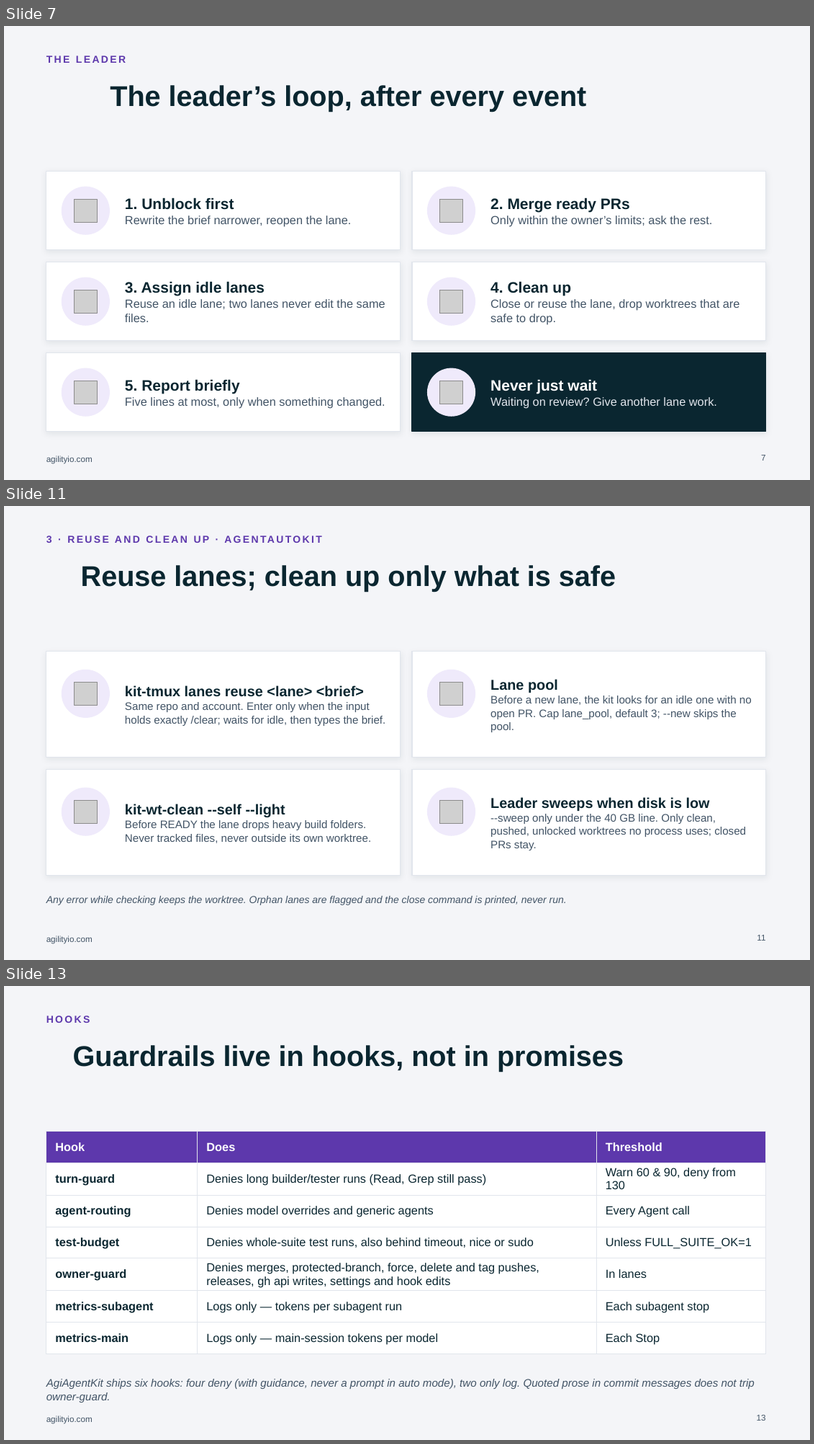
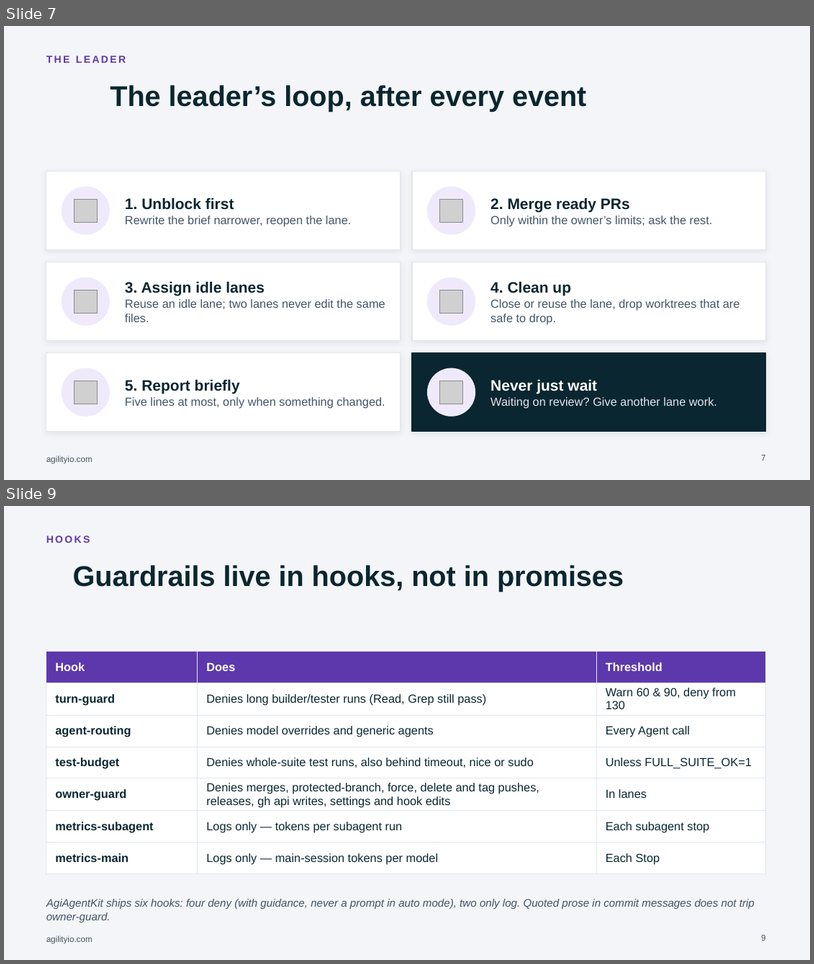
Before and after one commit to trungungtoan-agilityio/AgiAgentKit, a slide deck: docs/talk/v2/Session-Superadvisor-V2-AgilityIO.pptx. Shown one above the other, each under a label of ours: slides 7, 11 and 13 before the commit, slides 7 and 9 after it; the slides between them are not shown. The pictures are 814x1444 and 814x964 pixels, drawn with LibreOffice and Linux fonts; fonts in the diff are those of the drawing; grey boxes stand for pictures; background and template pictures are left out. Boxes give left, top, right and bottom in pixels: in the first picture for what was removed or moved away, otherwise in the second. Text is boxed around its words. In the diff, an @@ line names an element or a change of style, - is before the commit and + after.

```diff
--- a/docs/talk/v2/Session-Superadvisor-V2-AgilityIO.pptx
+++ b/docs/talk/v2/Session-Superadvisor-V2-AgilityIO.pptx
@@ slide 11 removed at (4, 506, 810, 960), background #F4F5F8; not listed: 1 template element that a slide beside it also shows @@
@@ text removed at (46, 536, 52, 543) @@
-3 · REUSE AND CLEAN UP · AGENTAUTOKIT
@@ title removed at (81, 565, 616, 591) @@
-Reuse lanes; clean up only what is safe
@@ rectangle removed at (46, 651, 400, 757) @@
@@ rectangle removed at (412, 651, 766, 757) @@
@@ ellipse removed at (62, 669, 110, 718) @@
@@ ellipse removed at (427, 669, 476, 718) @@
@@ picture removed at (74, 682, 97, 705) @@
@@ text removed at (125, 685, 386, 726) @@
-kit-tmux lanes reuse <lane> <brief>
-Same repo and account. Enter only when the input holds exactly /clear; waits for idle, then types the brief.
@@ picture removed at (440, 682, 463, 705) @@
@@ text removed at (491, 679, 752, 732) @@
-Lane pool
-Before a new lane, the kit looks for an idle one with no open PR. Cap lane_pool, default 3; --new skips the pool.
@@ rectangle removed at (46, 769, 400, 875) @@
@@ rectangle removed at (412, 769, 766, 875) @@
@@ ellipse removed at (62, 788, 110, 836) @@
@@ picture removed at (74, 800, 97, 823) @@
@@ text removed at (125, 803, 371, 843) @@
-kit-wt-clean --self --light
-Before READY the lane drops heavy build folders. Never tracked files, never outside its own worktree.
@@ ellipse removed at (427, 788, 476, 836) @@
@@ picture removed at (440, 800, 463, 823) @@
@@ text removed at (491, 797, 746, 850) @@
-Leader sweeps when disk is low
---sweep only under the 40 GB line. Only clean, pushed, unlocked worktrees no process uses; closed PRs stay.
@@ text removed at (46, 896, 567, 905) @@
-Any error while checking keeps the worktree. Orphan lanes are flagged and the close command is printed, never run.
@@ page number removed at (757, 934, 766, 940) @@
-11
@@ what was slide 13 is now slide 9 @@
@@ page number at (761, 934, 766, 940): text changed @@
-13
+9
```
Also in this commit, not shown: 4 slides changed, 3 other slides removed, 7 other files.
